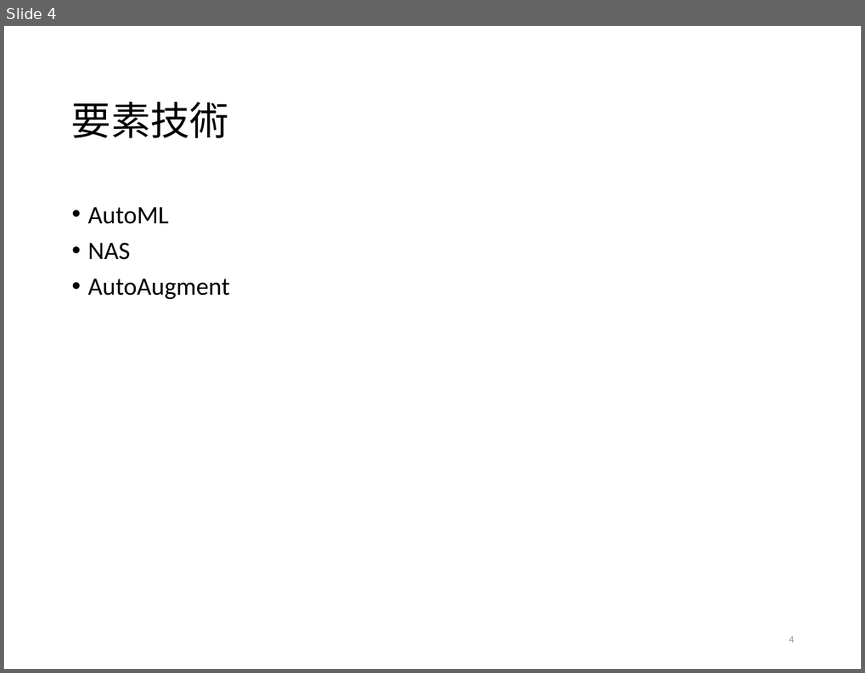
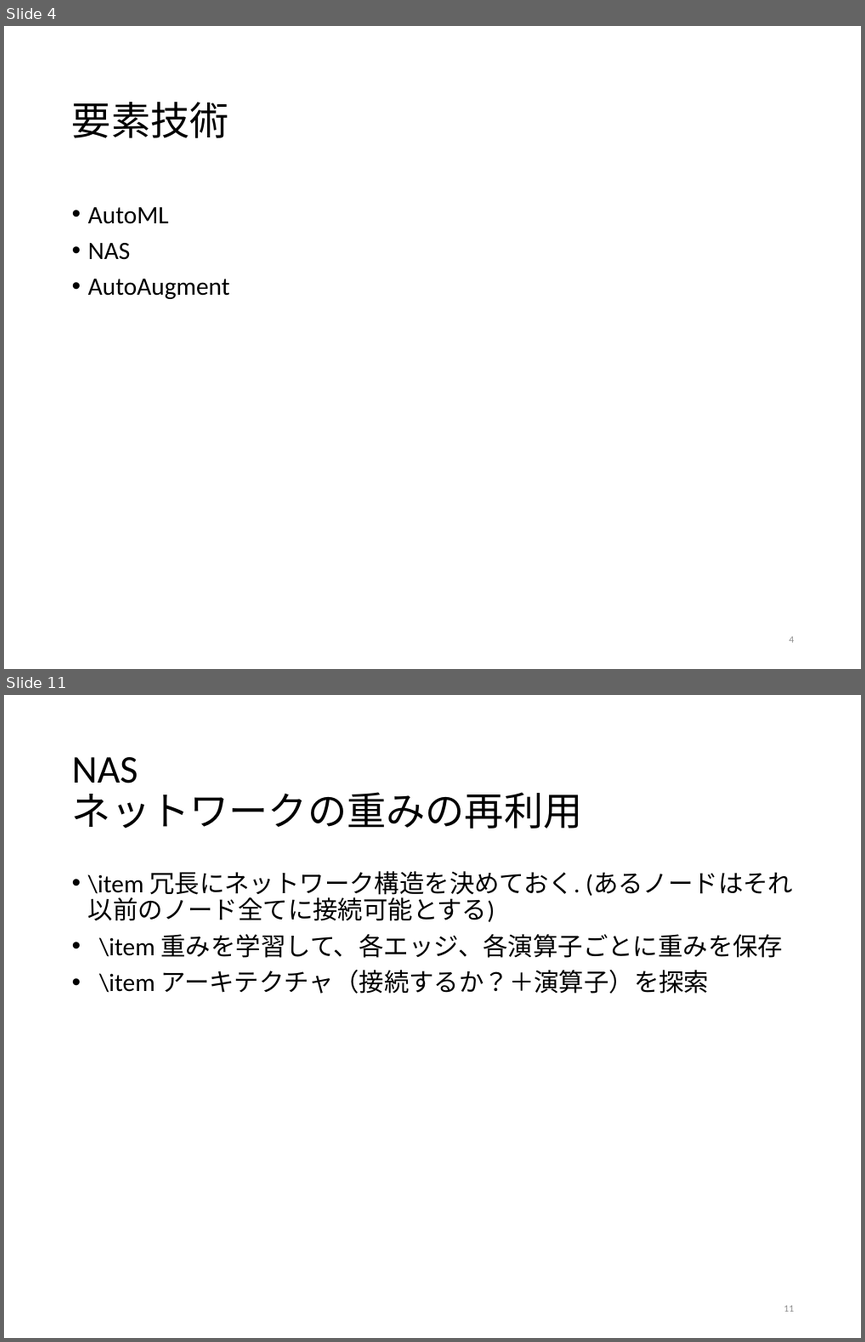
Before and after one commit to tatsuya-sugiyama/WeeklyReport, a slide deck: report/2020前期/2020sugiyama.pptx. Shown one above the other, each under a label of ours: slide 4 before the commit, slides 4 and 11 after it; the slides between them are not shown. The pictures are 865x673 and 865x1342 pixels, drawn with LibreOffice and Linux fonts; fonts in the diff are those of the drawing. Boxes give left, top, right and bottom in pixels: in the first picture for what was removed or moved away, otherwise in the second. Text is boxed around its words. In the diff, an @@ line names an element or a change of style, - is before the commit and + after.

```diff
--- a/report/2020前期/2020sugiyama.pptx
+++ b/report/2020前期/2020sugiyama.pptx
@@ slide 11 added at [4, 695, 861, 1338], background #FFFFFF @@
@@ title added at [72, 757, 583, 828], 33 pt, text #000000 @@
+NAS
+ネットワークの重みの再利用
@@ text added at [88, 871, 793, 993], 21 pt, text #000000 @@
+• \item 冗長にネットワーク構造を決めておく. (あるノードはそれ以前のノード全てに接続可能とする)
+• \item 重みを学習して、各エッジ、各演算子ごとに重みを保存
+• \item アーキテクチャ（接続するか？＋演算子）を探索
@@ page number added at [783, 1305, 794, 1311], 8.2 pt, text #8C8C8C @@
+11
```
Also in this commit, not shown: 5 slides changed, 13 other slides added, 2 slides removed.
